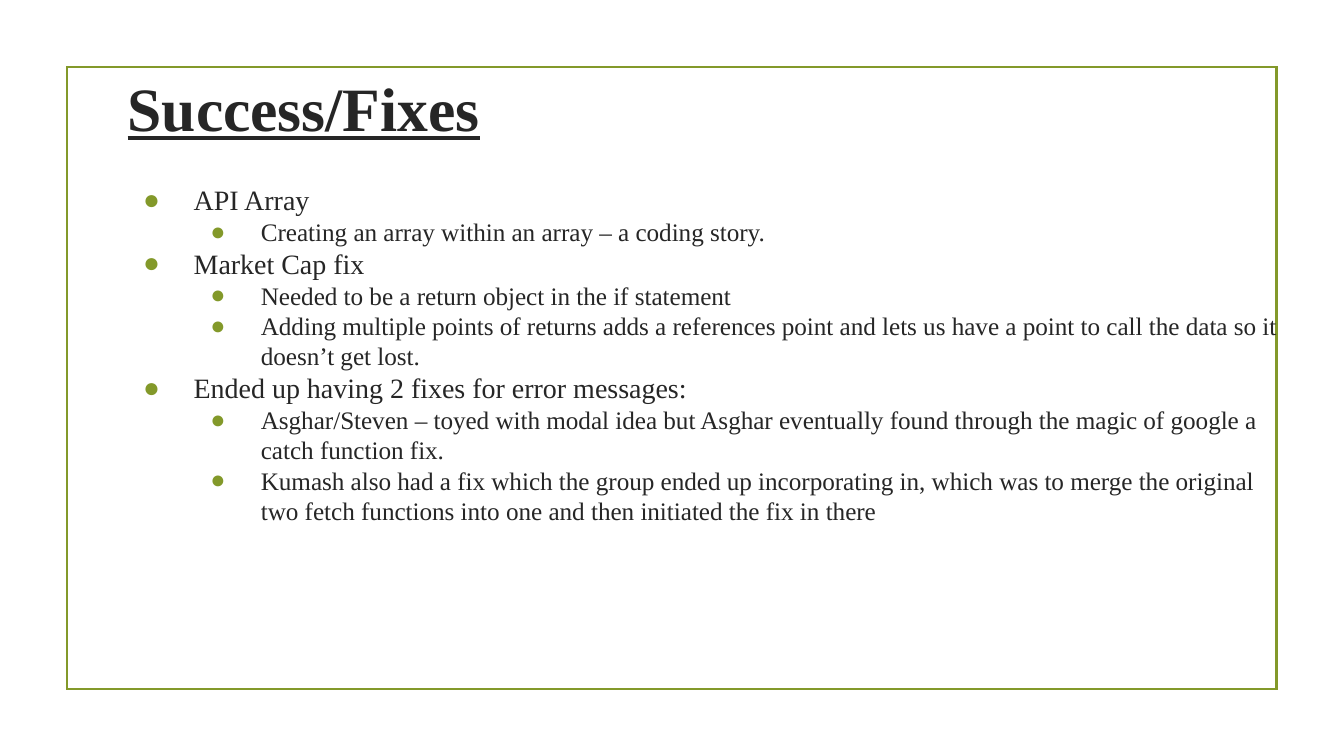
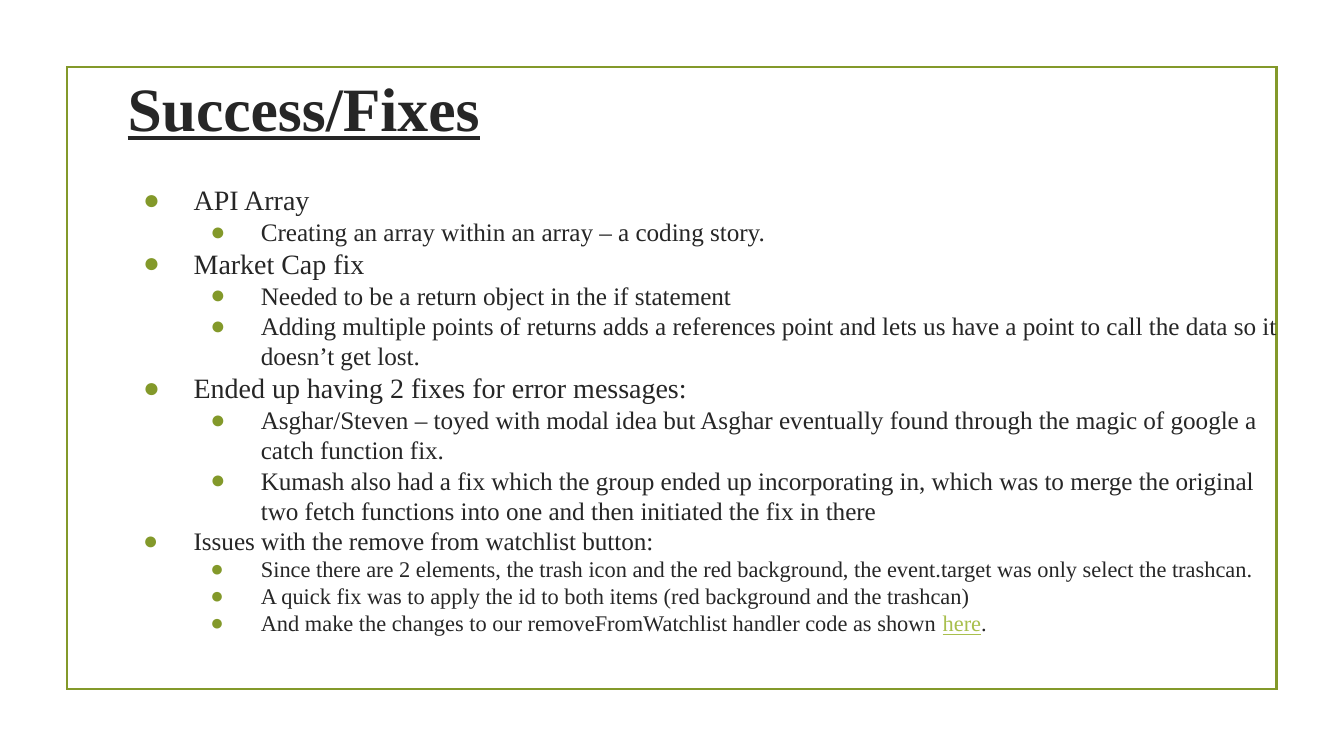
Before and after one commit to StevenTraboulay/StockApp.github.io, a slide deck: slide 5 of Rough work/Project Presentation.pptx. Drawn at 1344x756 pixels with LibreOffice and Linux fonts; fonts in the diff are those of the drawing; background and template pictures are left out. Boxes give left, top, right and bottom in pixels: in the first picture for what was removed or moved away, otherwise in the second. Text is boxed around its words. In the diff, an @@ line names an element or a change of style, - is before the commit and + after.

```diff
--- a/Rough work/Project Presentation.pptx
+++ b/Rough work/Project Presentation.pptx
@@ text at box(194, 532, 1252, 636): paragraphs added @@
+  ● Issues with the remove from watchlist button:
+    ● Since there are 2 elements, the trash icon and the red background, the event.target was only select the trashcan.
+    ● A quick fix was to apply the id to both items (red background and the trashcan)
+    ● And make the changes to our removeFromWatchlist handler code as shown here.
```
Also in this commit, not shown: 1 other slide changed, 1 other file.
